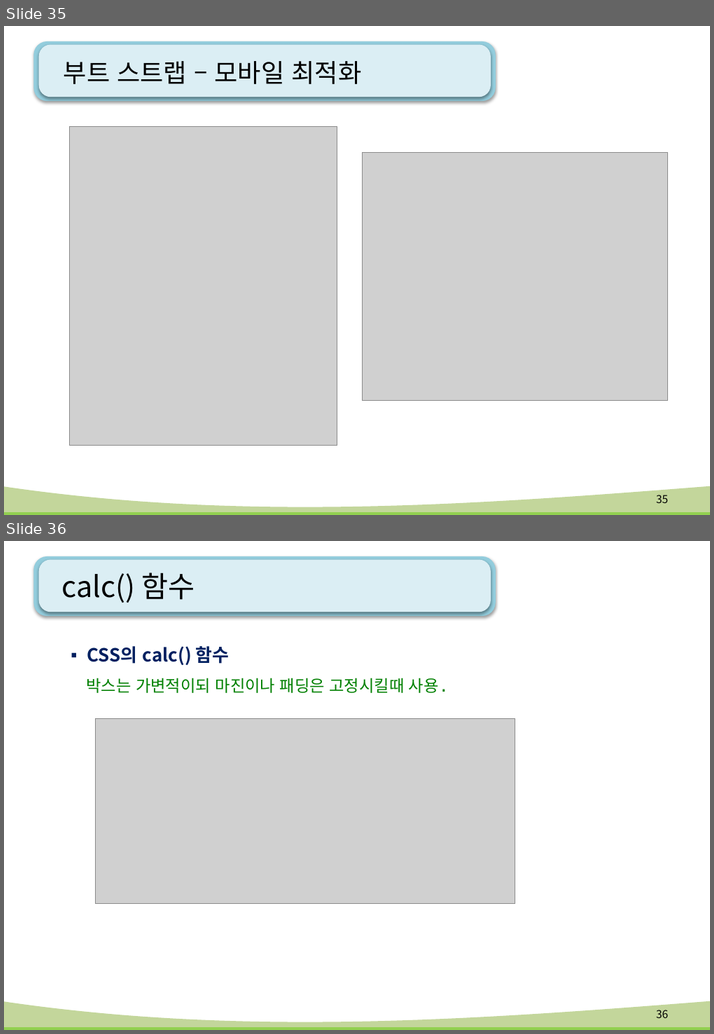
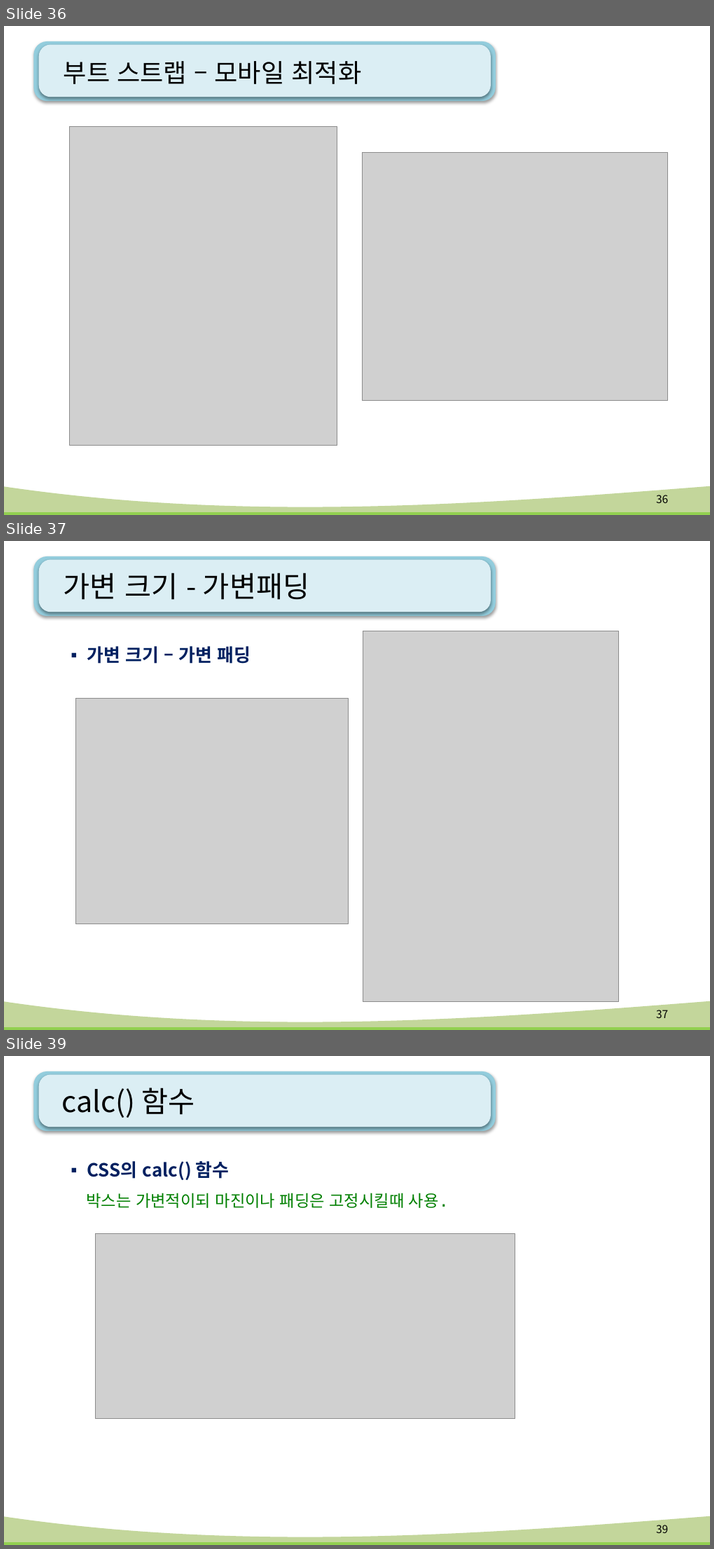
Before and after one commit to kiyongee2/green_project_web, a slide deck: html-css_ppt/12강. flex(플렉스).pptx. Shown one above the other, each under a label of ours: slides 35 and 36 before the commit, slides 36, 37 and 39 after it; the slides between them are not shown. The pictures are 714x1034 and 714x1549 pixels, drawn with LibreOffice and Linux fonts; fonts in the diff are those of the drawing; grey boxes stand for pictures; background and template pictures are left out. Boxes give left, top, right and bottom in pixels: in the first picture for what was removed or moved away, otherwise in the second. Text is boxed around its words. In the diff, an @@ line names an element or a change of style, - is before the commit and + after.

```diff
--- a/html-css_ppt/12강. flex(플렉스).pptx
+++ b/html-css_ppt/12강. flex(플렉스).pptx
@@ slide 37 added at <box>4,541,710,1030</box>, background #FFFFFF; not listed: 4 template elements that a slide beside it also shows @@
@@ title added at <box>63,572,309,600</box>, 32 pt, text #000000 @@
+가변 크기 - 가변패딩
@@ picture added at <box>363,631,619,1002</box> @@
@@ text added at <box>87,646,251,663</box>, 20 pt, text #002060, bold @@
+▪ 가변 크기 – 가변 패딩
@@ picture added at <box>75,698,348,923</box> @@
@@ page number added at <box>656,1009,668,1018</box>, 12 pt, text #000000 @@
+37
@@ what was slide 35 is now slide 36 @@
@@ page number at <box>656,494,668,503</box>: text changed @@
-35
+36
@@ what was slide 36 is now slide 39 @@
@@ page number at <box>656,1524,668,1533</box>: text changed @@
-36
+39
```
Also in this commit, not shown: 3 other slides added, 7 other files.
